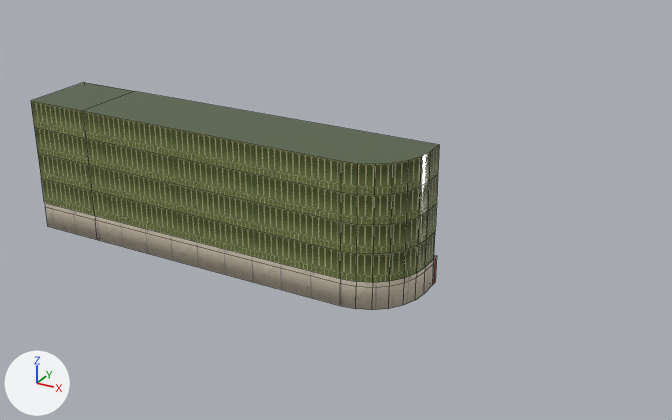
One commit to the FBX model Celestial Slayer (Unity File)/Assets/Art/Models/Environment/Buldings/DiningRoomRightWall.fbx: the scene before it, then after it.
Both versions are drawn from a 50 mm lens placed at (92.2, -126.7, 63.9), pointed at (16.1, 11.7, -5.3). Lighting does not change. The marker at lower left points along +X, +Y and +Z. The picture after the commit comes second. Mesh edges are drawn as thin lines. Where no turn or scale is listed for an object, it has been applied to the vertices. Vertices at exactly the same position are counted once.

The scene before the commit, as lines of its bpy script (objects in view):
```python
me_cylinder_008 = bpy.data.meshes.new('Cylinder.008')
me_cylinder_008.from_pydata(...)  # 90 vertices, 86 faces; spans x -38.1..38.1, y -7.7..7.7, z -12.9..12.9
# faces by material slot: [8, 20, 22, 36]
me_cylinder_008.materials.append(mat_woodfloor)
me_cylinder_008.materials.append(mat_verdfantgreen)
me_cylinder_008.materials.append(mat_sandstone)
me_cylinder_008.materials.append(mat_greentile)
ob_pilars_001 = bpy.data.objects.new('Pilars.001', me_cylinder_008)
ob_pilars_001.location = (0.0, 0.0, 0.0)
```
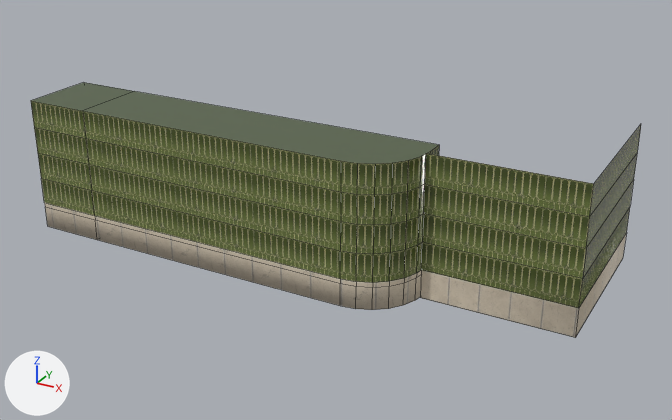
Commit message: wall in place

Edits to the bpy script that builds the scene:
```text
Change me_cylinder_008:
    used by ob_pilars_001; location = (0.0, 0.0, 0.0)
    remove me_cylinder_008.from_pydata(...)  # 90 vertices, 86 faces; spans x -38.1..38.1, y -7.7..7.7, z -12.9..12.9
    add me_cylinder_008.from_pydata(...)  # 108 vertices, 96 faces; spans x -38.1..64.4, y -7.7..33.2, z -13.1..12.9
    me_cylinder_008 part 1: a new loose piece of 18 vertices spanning x 37.9..64.4, y 1.6..33.2, z -13.1..12.9
```

Pixel boxes (x1, y1, x2, y2) of what changed, in the pictures (672 x 420 px):
'Pilars.001', reshaped (49% wider, 12% taller): before (31, 82, 439, 310); after (31, 82, 641, 338)
part 1 of me_cylinder_008, added (green): after (420, 125, 641, 338)
